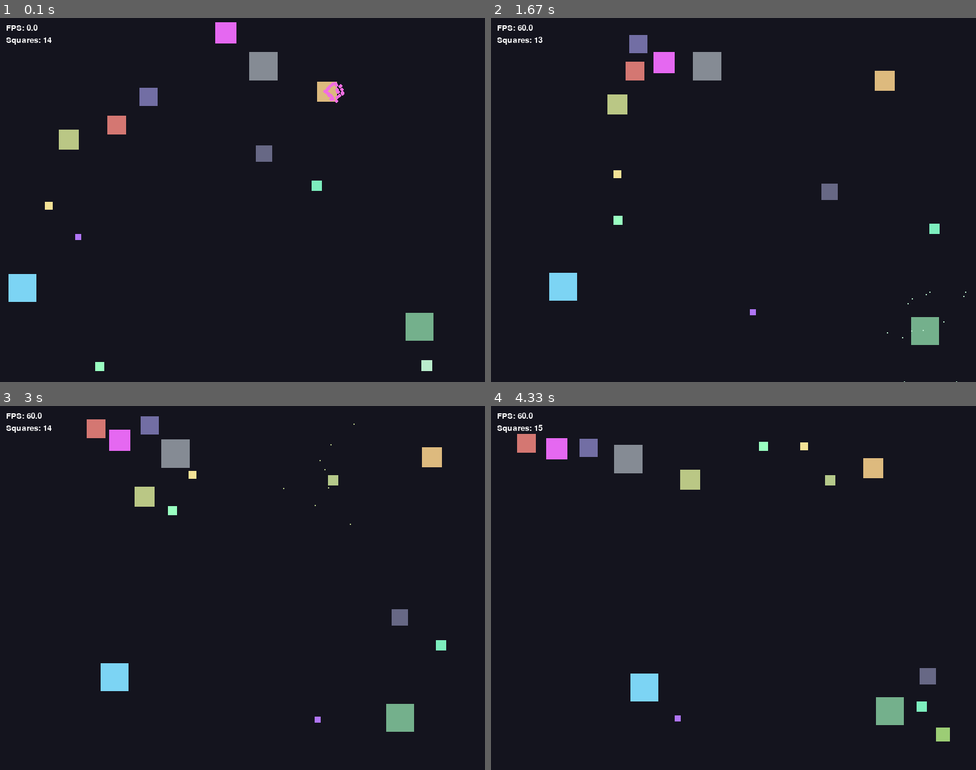
Above: before the commit, frames 1-4 (two rows, left to right).
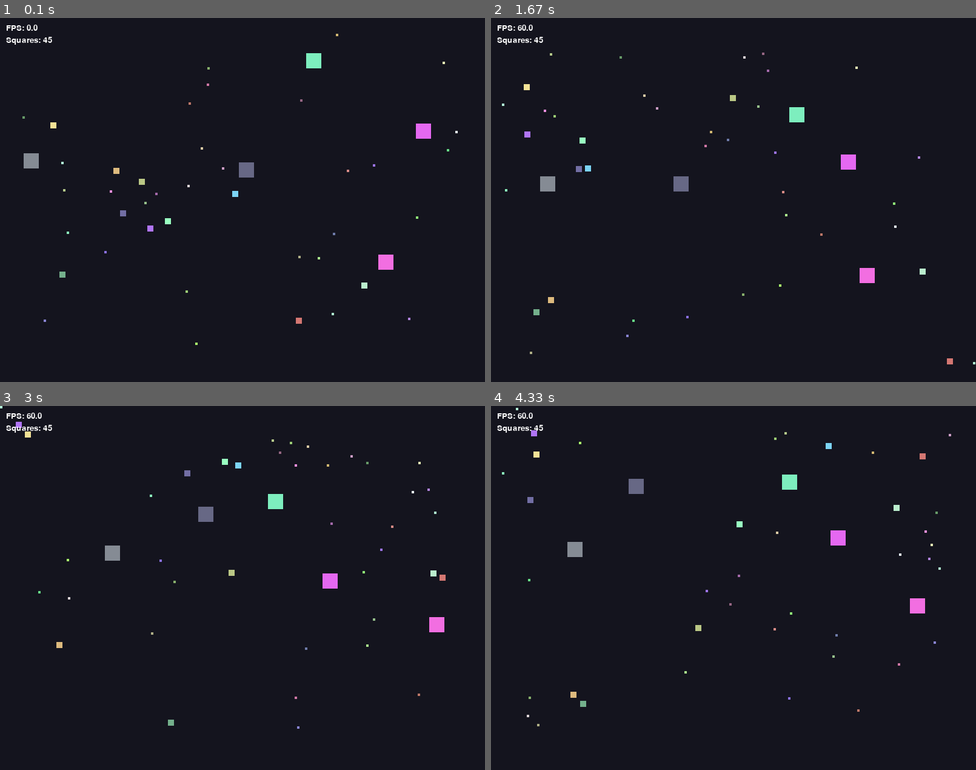
Above: after the commit, the same moments.

Repository: Krishnabansal2006/lab8-pygame
Game: pygame game, started from main.py
Same seed, same stepped clock (60 frames per second), same inputs: the game is played once before the commit and once after it.
Inputs:
- Up to frame 1 (0.1 s): no input
- Up to frame 2 (1.67 s): no input
- Up to frame 3 (3 s): no input
- Up to frame 4 (4.33 s): no input

The runs differ from the first frame. In frame 1, 3.8% of the frame differs, in the area x 1-95%, y 1-97%; in frame 2, 3.7%; in frame 3, 3.8%; in frame 4, 3.9%, in the area x 2-95%, y 0-93%.

Commit message:
exam: q1 - mix of squares

Diff:
--- a/sim/factories.py
+++ b/sim/factories.py
@@ -69,3 +69,10 @@
     square.age = 0.0
     square.freeze_timer = REBIRTH_FREEZE_SECONDS
     return square
+
+
+def create_fixed_square(screen_w: int, screen_h: int, size: int) -> Square:
+    """Exercise 1: Creates a square with a specific fixed size."""
+    x: float = random.uniform(0, screen_w - size)
+    y: float = random.uniform(0, screen_h - size)
+    return Square(x, y, size, random_bright_color())
--- a/sim/game.py
+++ b/sim/game.py
@@ -8,6 +8,7 @@
     create_death_particles,
     create_squares,
     spawn_reborn_square,
+    create_fixed_square,
 )
 
 
@@ -79,7 +80,22 @@
     pygame.display.set_caption("Random Squares")
     clock: pygame.time.Clock = pygame.time.Clock()
 
-    squares: list[Square] = create_squares(NUM_SQUARES, WIDTH, HEIGHT)
+    # Exercise 1: Starting with specific counts and sizes
+    # Removed the random initialization: squares: list[Square] = create_squares(NUM_SQUARES, WIDTH, HEIGHT)
+    squares: list[Square] = []
+
+    # 5 squares of size 25 pixels
+    for _ in range(5):
+        squares.append(create_fixed_square(WIDTH, HEIGHT, 25))
+
+    # 10 squares of size 10 pixels
+    for _ in range(10):
+        squares.append(create_fixed_square(WIDTH, HEIGHT, 10))
+
+    # 30 squares of size 4 pixels
+    for _ in range(30):
+        squares.append(create_fixed_square(WIDTH, HEIGHT, 4))
+
     particles: list[Particle] = []
     pending_spawns: list[tuple[float, float, float]] = []
     current_time: float = 0.0
Not shown, removed: MYEXAM.md
Not shown, added: MY_EXAM.md
